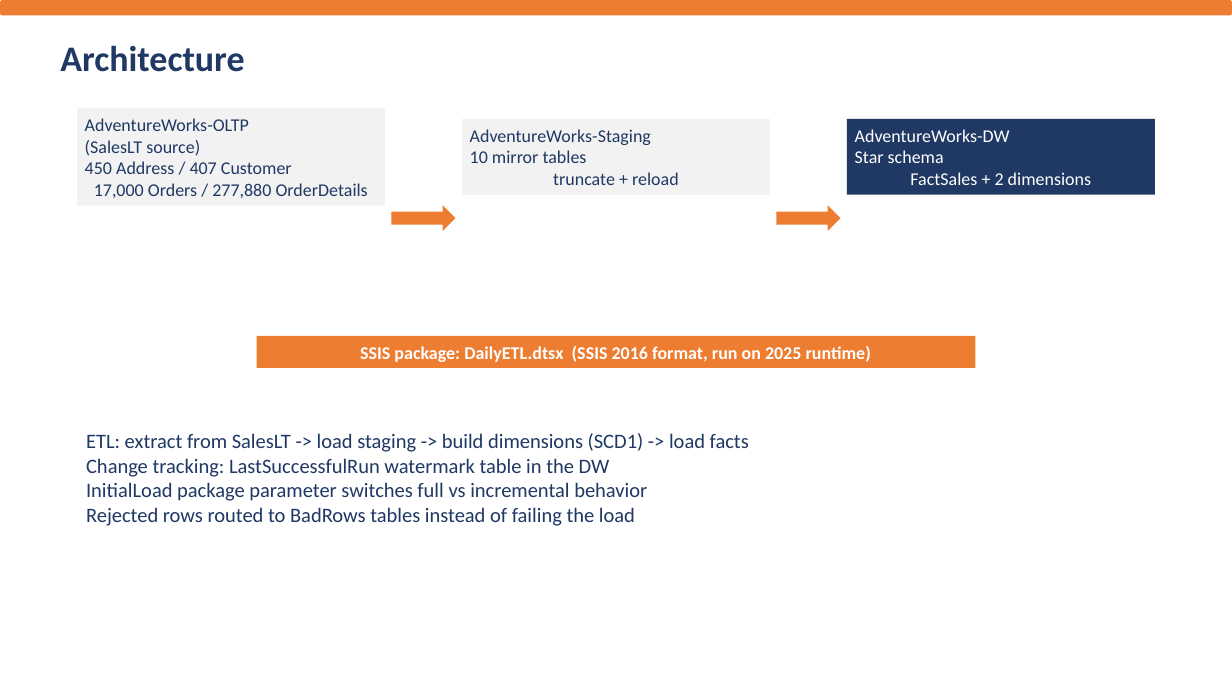
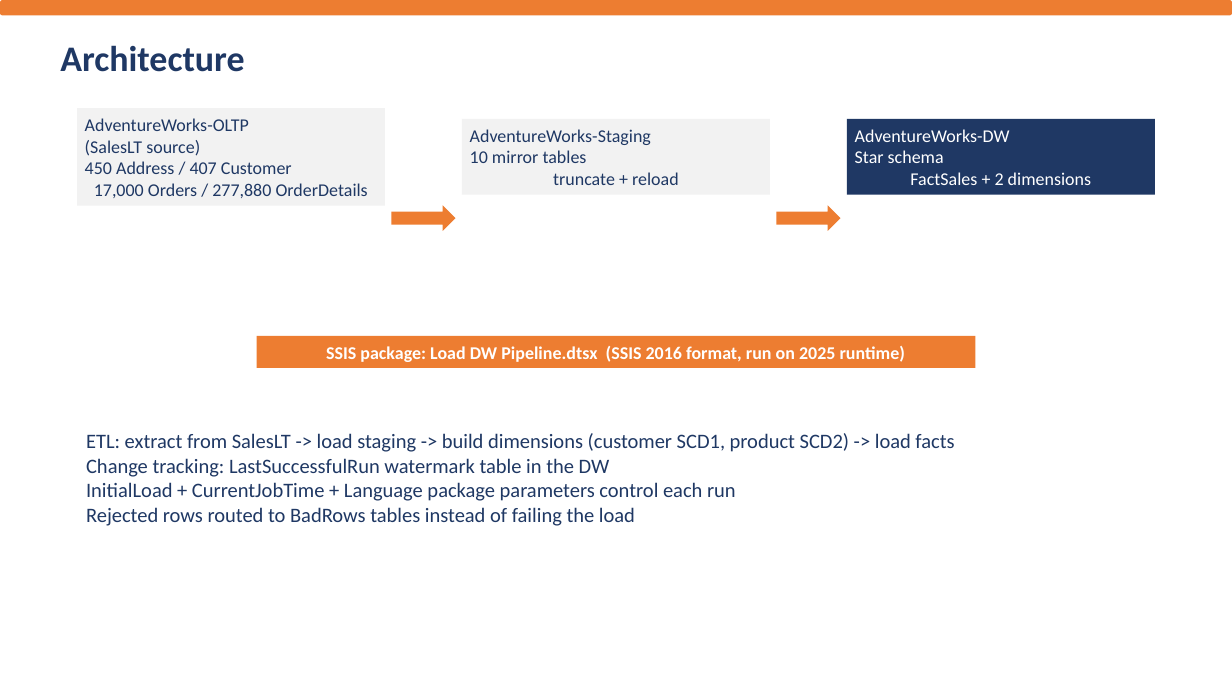
Before and after one commit to SayedGameaSayed/Ejada-Project, a slide deck: slide 3 of Docs/AdventureWorks_ETL_Presentation.pptx. Drawn at 1232x693 pixels with LibreOffice and Linux fonts; fonts in the diff are those of the drawing. Boxes give left, top, right and bottom in pixels: in the first picture for what was removed or moved away, otherwise in the second. Text is boxed around its words. In the diff, an @@ line names an element or a change of style, - is before the commit and + after.

Commit message:
Align ETL package with company spec: rename to Load DW Pipeline, CurrentJobTime window, product SCD2 + SellEndDate, Language param; add DW backup, presentation, submission zip

```diff
--- a/Docs/AdventureWorks_ETL_Presentation.pptx
+++ b/Docs/AdventureWorks_ETL_Presentation.pptx
@@ text in rectangle at bbox=[326, 346, 905, 362]: text changed @@
-SSIS package: DailyETL.dtsx (SSIS 2016 format, run on 2025 runtime)
+SSIS package: Load DW Pipeline.dtsx (SSIS 2016 format, run on 2025 runtime)
@@ text at bbox=[86, 433, 954, 526]: text changed @@
-ETL: extract from SalesLT -> load staging -> build dimensions (SCD1) -> load facts
-Change tracking: LastSuccessfulRun watermark table in the DW
-InitialLoad package parameter switches full vs incremental behavior
-Rejected rows routed to BadRows tables instead of failing the load
+ETL: extract from SalesLT -> load staging -> build dimensions (customer SCD1, product SCD2) -> load facts
+Change tracking: LastSuccessfulRun watermark table in the DW
+InitialLoad + CurrentJobTime + Language package parameters control each run
+Rejected rows routed to BadRows tables instead of failing the load
```
Also in this commit, not shown: 7 other slides changed, 7 other files.
